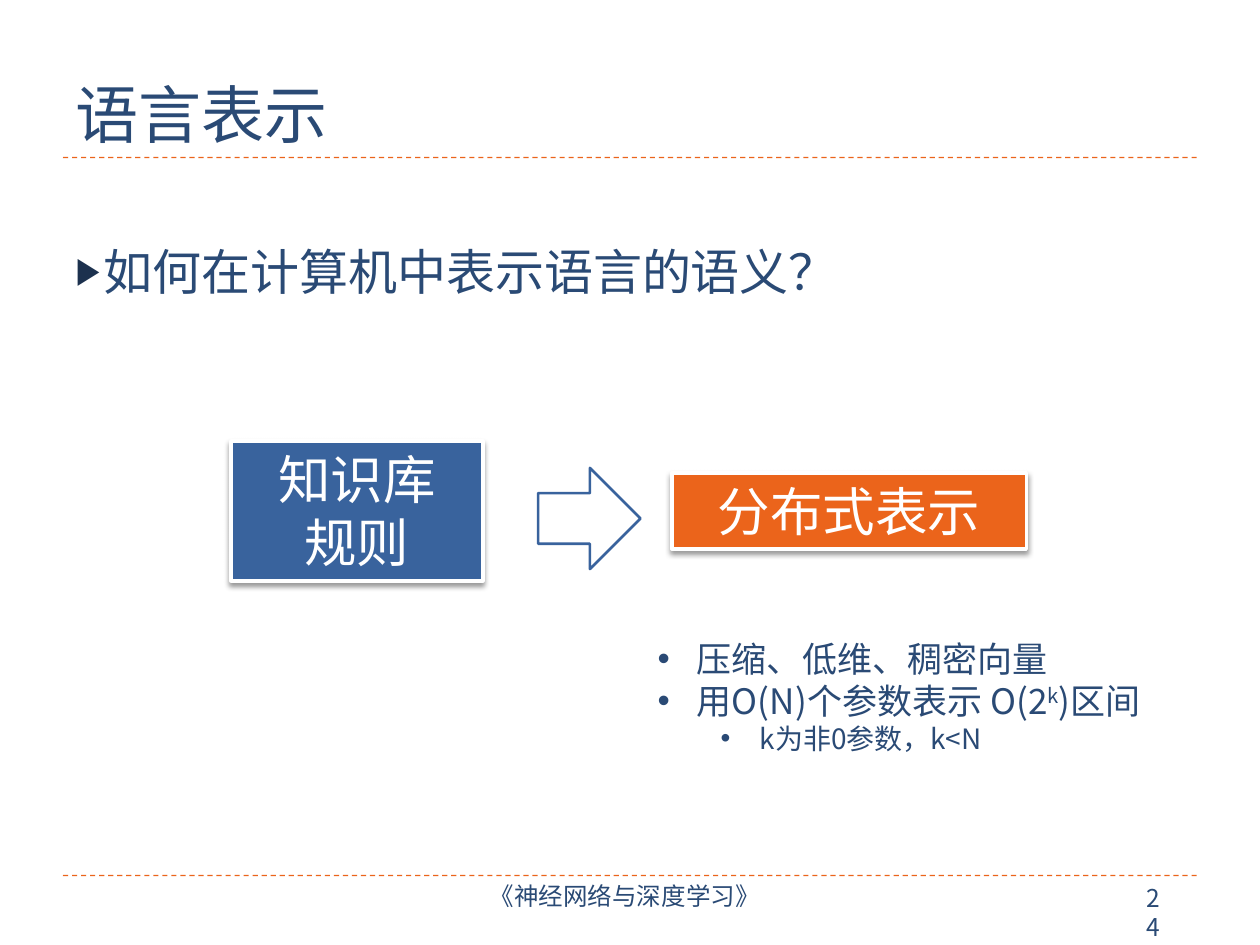
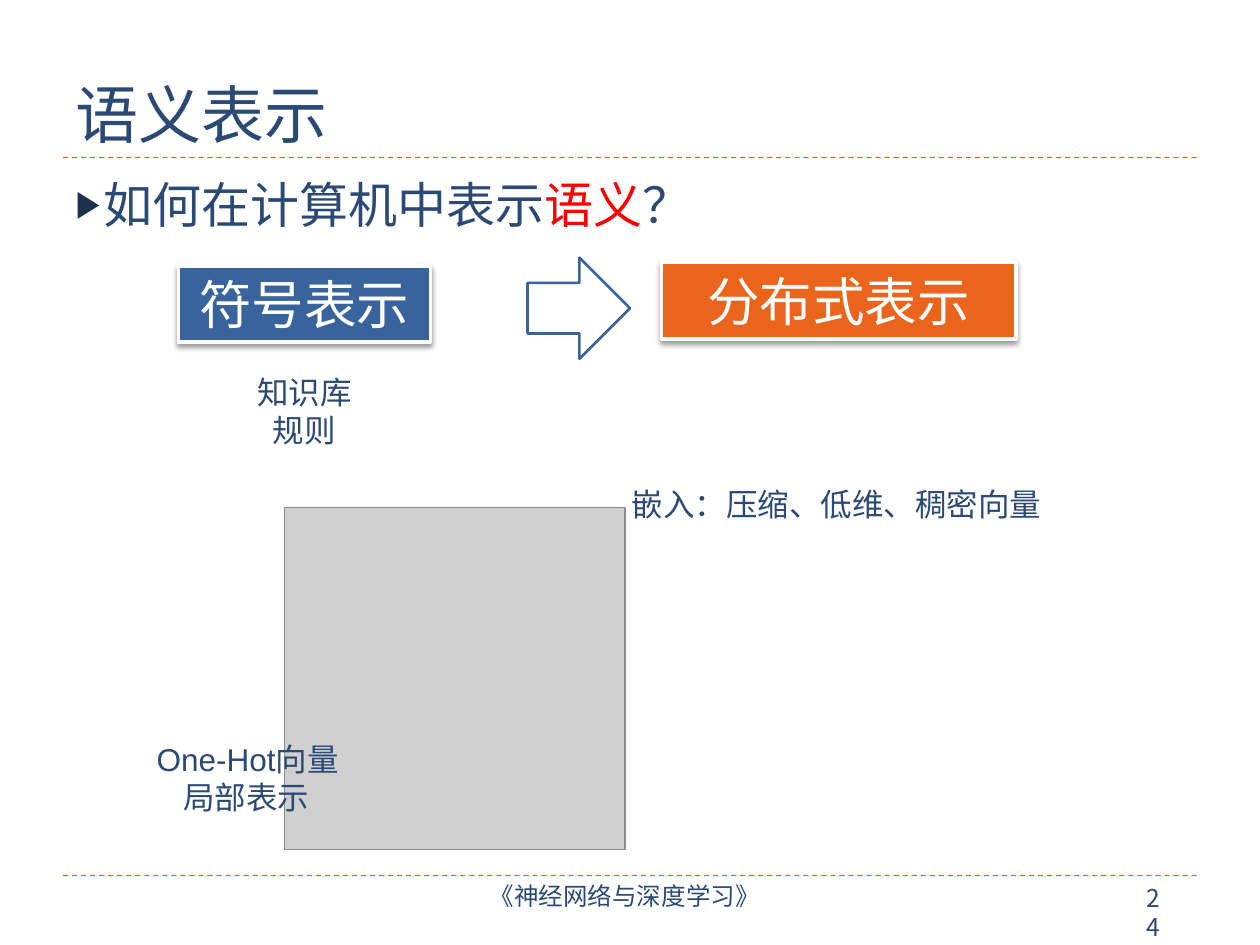
Before and after one commit to nndl/nndl.github.io, a slide deck: slide 24 of ppt/chap-绪论.pptx. Drawn at 1260x945 pixels with LibreOffice and Linux fonts; fonts in the diff are those of the drawing; grey boxes stand for pictures. Boxes give left, top, right and bottom in pixels: in the first picture for what was removed or moved away, otherwise in the second. Text is boxed around its words. In the diff, an @@ line names an element or a change of style, - is before the commit and + after.

```diff
--- a/ppt/chap-绪论.pptx
+++ b/ppt/chap-绪论.pptx
@@ title at (x1=76, y1=85, x2=328, y2=143): text changed @@
-语言表示
+语义表示
@@ text at (x1=104, y1=181, x2=691, y2=227): text changed @@
-▶ 如何在计算机中表示语言的语义？
+▶ 如何在计算机中表示语义？
@@ rectangle added at (x1=179, y1=266, x2=431, y2=343), fill #39639D, outline #FFFFFF 2 pt, 30 pt, text #FFFFFF @@
+符号表示
@@ right arrow moved from (x1=538, y1=467, x2=640, y2=568) to (x1=528, y1=258, x2=630, y2=359) @@
@@ rectangle "分布式表示" moved from (x1=672, y1=472, x2=1026, y2=549) to (x1=662, y1=262, x2=1016, y2=339) @@
@@ text "知识库" moved from (x1=231, y1=441, x2=483, y2=581) to (x1=257, y1=377, x2=351, y2=445) @@
@@ text "知识库" at (x1=257, y1=377, x2=351, y2=445): size 30 to 18 pt, font Roboto to Arial, text colour #FFFFFF to #2A4A75; fill #39639D to none; outline #FFFFFF 2 pt to none; shadow off @@
@@ picture added at (x1=285, y1=508, x2=625, y2=850) @@
@@ text added at (x1=632, y1=489, x2=1041, y2=519), 18 pt, text #2A4A75 @@
+嵌入：压缩、低维、稠密向量
@@ text removed at (x1=697, y1=642, x2=1141, y2=752) @@
-• 压缩、低维、稠密向量
-• 用O(N)个参数表示 O(2k)区间
-  • k为非0参数，k<N
@@ text added at (x1=157, y1=746, x2=339, y2=777), 18 pt, text #2A4A75 @@
+  One-Hot向量
@@ text added at (x1=183, y1=777, x2=309, y2=818), 18 pt, text #2A4A75 @@
+局部表示
```
Also in this commit, not shown: 11 other slides changed, 2 slides added, 1 slide removed, 2 other files.
